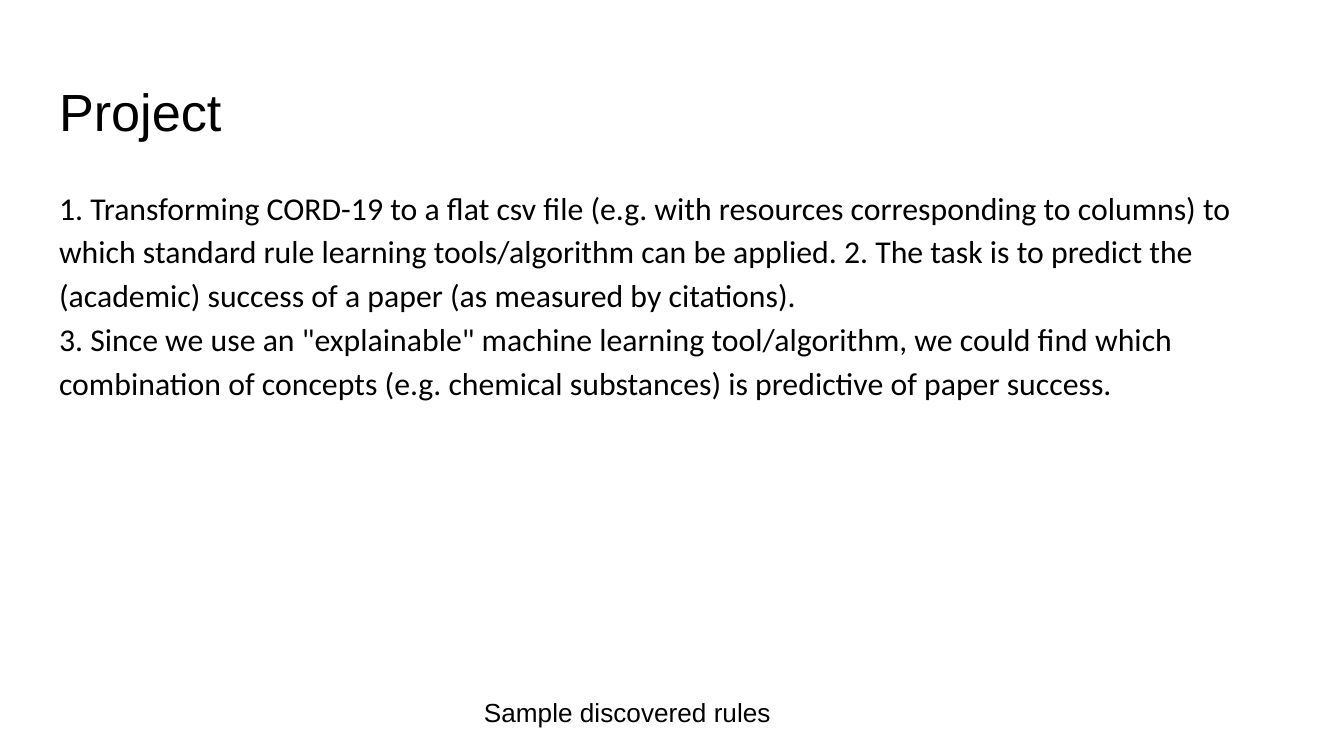
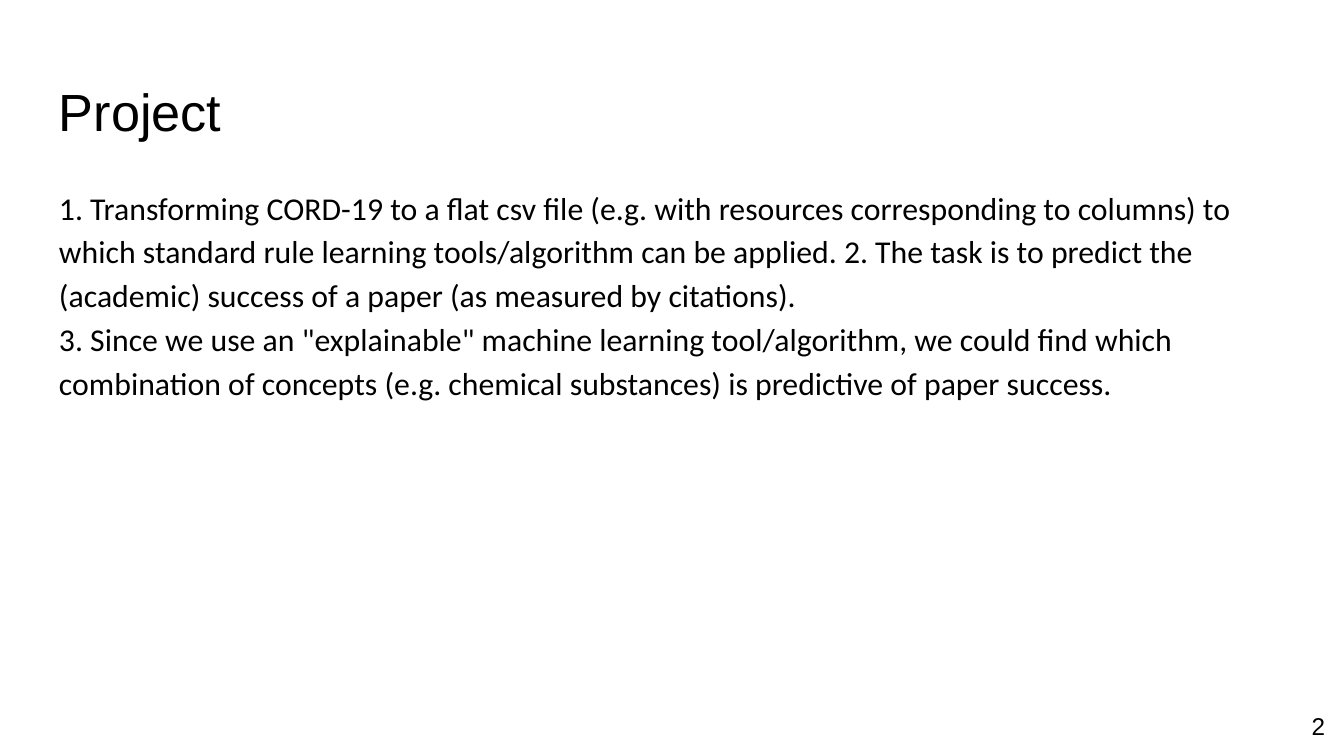
Before and after one commit to corei5/Entity-Based-Document-Classification-on-the-CORD---19-Corpus, a slide deck: slide 2 of Entity-Based Document Classification on the CORD- 19 Corpus.pptx. Drawn at 1344x756 pixels with LibreOffice and Linux fonts; fonts in the diff are those of the drawing. Boxes give left, top, right and bottom in pixels: in the first picture for what was removed or moved away, otherwise in the second. Text is boxed around its words. In the diff, an @@ line names an element or a change of style, - is before the commit and + after.

```diff
--- a/Entity-Based Document Classification on the CORD- 19 Corpus.pptx
+++ b/Entity-Based Document Classification on the CORD- 19 Corpus.pptx
@@ text removed at [484, 703, 771, 727] @@
-Sample discovered rules
@@ page number added at [1312, 718, 1326, 735], 13 pt, text #000000 @@
+2
```
Also in this commit, not shown: 3 other slides changed, 6 slides added, 3 slides removed, 1 other file.
